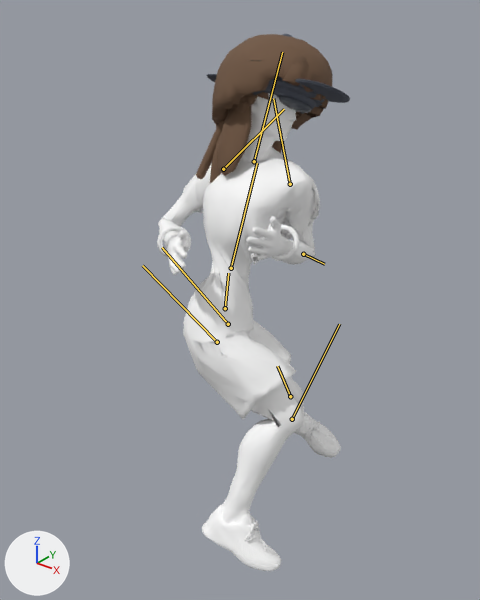
An edit to the glTF model art/blender/golfer-motion-r6.glb, drawn before and after from the same camera.
Both versions are drawn from a camera (50 mm lens) standing at (1.33, -1.587, 1.872) and looking at (0.009, 0.064, 0.848). The lights are fixed; the arrows at lower left show +X, +Y and +Z. The picture after the commit comes second. Both versions are drawn at frame 10 of the action 'backhand_io_left'; the numbers are the values there. The bones that change, and the others that lie on the model, are drawn over the model as lines.

In view in the first picture: 'accessory_wristbandL', 'accessory_wristbandR', 'body', 'glasses_sport', 'hair_afro', 'hair_braids', 'hair_long', 'hair_wavy', 'headwear_backcap', 'headwear_beanie', 'headwear_bucket', 'headwear_cap', 'headwear_visor'.
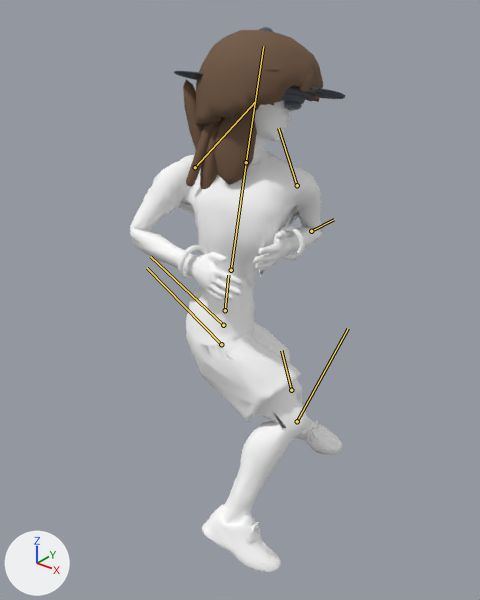
Boxes [x1, y1, x2, y2] around the edits, measured in the pictures (480 x 600 px):
'body', posed (16% wider): before [158, 93, 341, 571]; after [130, 100, 342, 573]
'hair_afro', posed: before [212, 34, 332, 130]; after [196, 30, 323, 126]
'hair_long', posed: before [210, 92, 301, 183]; after [200, 103, 274, 190]
'hair_braids', posed: before [196, 109, 228, 179]; after [186, 122, 217, 187]
'hair_ponytail', posed (not visible before): after [183, 79, 204, 150]
'accessory_wristbandR', posed (20% narrower): before [157, 226, 191, 258]; after [178, 245, 205, 278]
'headwear_beanie', posed (mostly hidden): before [251, 34, 316, 110]; after [259, 27, 306, 104]
'headwear_cap', posed: before [295, 80, 350, 103]; after [309, 89, 345, 99]
'accessory_wristbandL', posed (7% narrower, 8% shorter): before [271, 225, 300, 261]; after [278, 227, 305, 260]
'headwear_bucket', posed: before [268, 79, 325, 107]; after [285, 87, 315, 99]
'glasses_sport', posed: before [279, 96, 311, 113]; after [284, 101, 302, 111]
'headwear_backcap', posed (mostly hidden): before [206, 74, 217, 82]; after [174, 71, 203, 80]
'headwear_visor', posed (mostly hidden): before [295, 79, 350, 99]; after [299, 87, 345, 96]
bone 'root', root to tip: before (225, 308) to (228, 273); after (225, 310) to (228, 275)
bone 'hipL', root to tip: before (228, 324) to (162, 247); after (223, 325) to (150, 256)
bone 'knL', root to tip: before (290, 396) to (277, 366); after (291, 390) to (281, 350)
bone 'hipR', root to tip: before (217, 342) to (142, 265); after (221, 344) to (147, 268)
bone 'knR', root to tip: before (292, 419) to (339, 324); after (297, 421) to (348, 328)
bone 'spine', root to tip: before (231, 268) to (257, 163); after (231, 270) to (246, 163)
bone 'head', root to tip: before (254, 161) to (282, 52); after (246, 162) to (263, 46)
bone 'shL', root to tip: before (290, 184) to (273, 98); after (297, 185) to (278, 128)
bone 'elL', root to tip: before (303, 254) to (324, 264); after (311, 231) to (334, 219)

Diff of the bpy script that builds the scene:
```diff
--- a/art/blender/golfer-motion-r6.glb.py
+++ b/art/blender/golfer-motion-r6.glb.py
@@ bone_root @@
 bone_root = bpy.data.objects['ChainsRig'].pose.bones['root']
-bone_root.location = (0.0, -0.126, 0.0)
-bone_root.rotation_quaternion = (0.854, -0.07, -0.513, 0.049)  # degrees (-20, -60, 18)
+bone_root.location = (0.0, -0.134, 0.0)
+bone_root.rotation_quaternion = (0.895, -0.072, -0.438, 0.044)  # degrees (-15, -51, 13)
@@ bone_hipl @@
 bone_hipl = bpy.data.objects['ChainsRig'].pose.bones['hipL']  # child of 'root'
-bone_hipl.rotation_quaternion = (0.788, 0.321, -0.476, -0.221)  # degrees (65, -37, -56)
+bone_hipl.rotation_quaternion = (0.783, 0.367, -0.455, -0.211)  # degrees (68, -34, -53)
@@ bone_knl @@
 bone_knl = bpy.data.objects['ChainsRig'].pose.bones['knL']  # child of 'hipL'
-bone_knl.rotation_quaternion = (0.882, -0.471, 0.0, 0.0)  # degrees (-56, 0, 0)
+bone_knl.rotation_quaternion = (0.899, -0.439, 0.0, 0.0)  # degrees (-52, 0, 0)
@@ bone_hipr @@
 bone_hipr = bpy.data.objects['ChainsRig'].pose.bones['hipR']  # child of 'root'
-bone_hipr.rotation_quaternion = (0.893, 0.443, 0.016, 0.071)  # degrees (53, -2, 8)
+bone_hipr.rotation_quaternion = (0.893, 0.433, -0.052, 0.109)  # degrees (51, -11, 9)
@@ bone_knr @@
 bone_knr = bpy.data.objects['ChainsRig'].pose.bones['knR']  # child of 'hipR'
-bone_knr.rotation_quaternion = (0.819, -0.574, 0.0, 0.0)  # degrees (-70, 0, 0)
+bone_knr.rotation_quaternion = (0.809, -0.588, 0.0, 0.0)  # degrees (-72, 0, 0)
@@ bone_spine @@
 bone_spine = bpy.data.objects['ChainsRig'].pose.bones['spine']  # child of 'root'
-bone_spine.rotation_quaternion = (0.409, 0.063, -0.906, 0.091)  # degrees (10, -131, 3)
+bone_spine.rotation_quaternion = (0.625, 0.009, -0.779, 0.039)  # degrees (13, -103, -9)
@@ bone_head @@
 bone_head = bpy.data.objects['ChainsRig'].pose.bones['head']  # child of 'spine'
-bone_head.rotation_quaternion = (0.663, 0.007, 0.749, 0.007)  # degrees (-9, 97, -9)
+bone_head.rotation_quaternion = (0.68, 0.007, 0.733, 0.007)  # degrees (-15, 95, -15)
@@ bone_shl @@
 bone_shl = bpy.data.objects['ChainsRig'].pose.bones['shL']  # child of 'spine'
-bone_shl.rotation_quaternion = (0.887, -0.378, 0.256, -0.001)  # degrees (-49, 27, -13)
+bone_shl.rotation_quaternion = (0.88, -0.463, -0.077, -0.054)  # degrees (-55, -11, -1)
@@ bone_ell @@
 bone_ell = bpy.data.objects['ChainsRig'].pose.bones['elL']  # child of 'shL'
-bone_ell.rotation_quaternion = (0.346, 0.935, -0.026, -0.071)  # degrees (139, 7, -6)
+bone_ell.rotation_quaternion = (0.331, 0.94, -0.025, -0.072)  # degrees (141, 7, -5)
```
